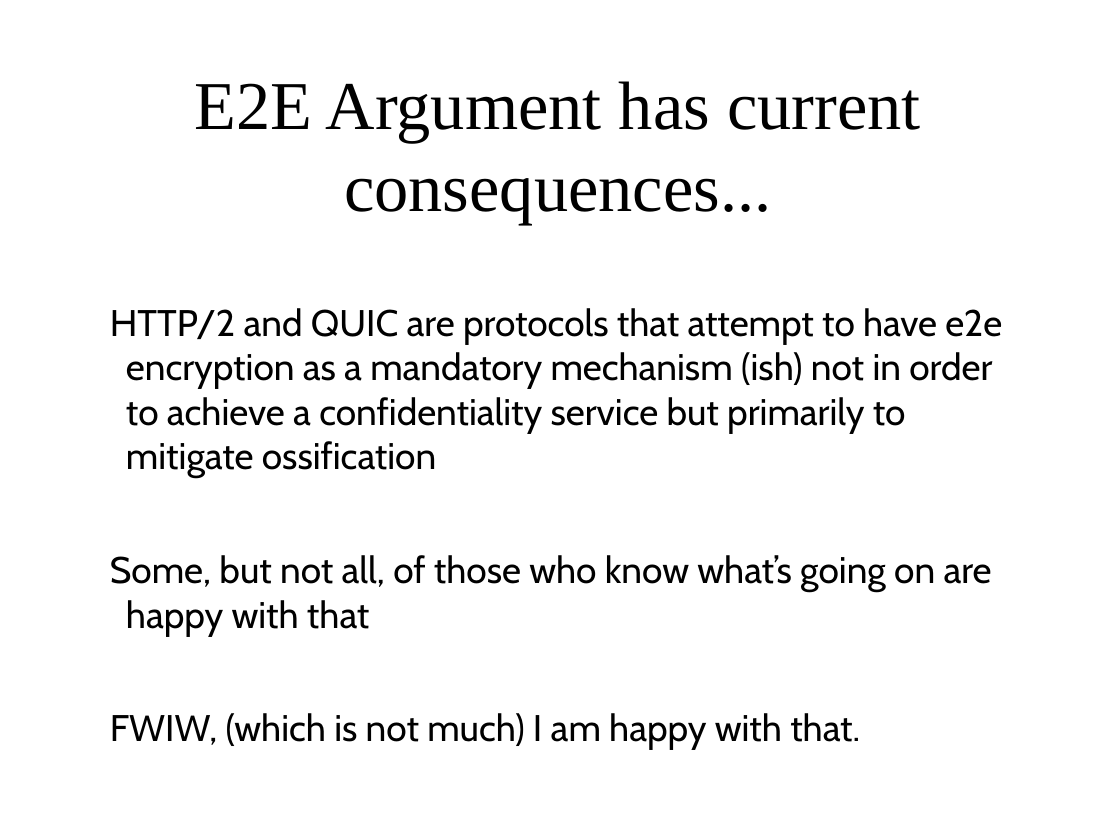
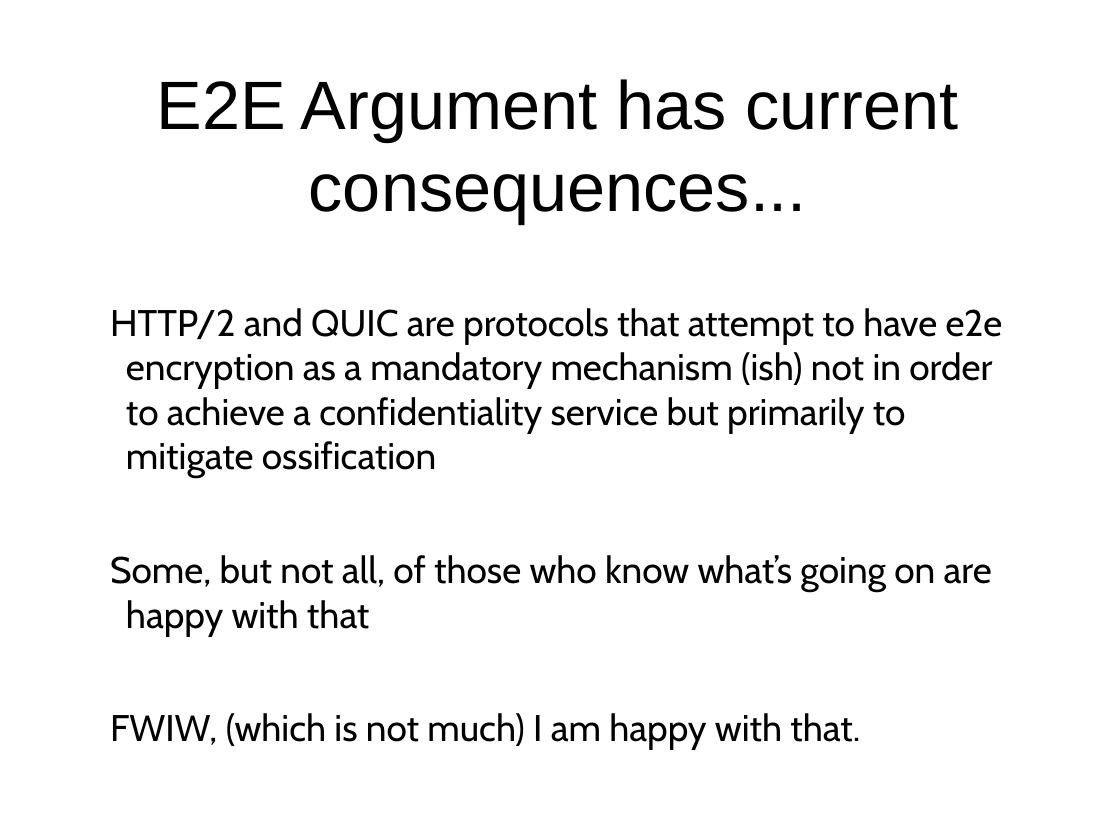
Before and after one commit to sftcd/cs7053, a slide deck: slide 36 of 2016lectures/02-concepts.ppt (slide 35 before the commit). Drawn at 1120x840 pixels with LibreOffice and Linux fonts; fonts in the diff are those of the drawing. Boxes give left, top, right and bottom in pixels: in the first picture for what was removed or moved away, otherwise in the second. Text is boxed around its words. In the diff, an @@ line names an element or a change of style, - is before the commit and + after.

```diff
--- a/2016lectures/02-concepts.ppt
+++ b/2016lectures/02-concepts.ppt
@@ title "E2E Argument has current consequences..." at [156, 79, 959, 223]: font Times New Roman to Arial @@
```
Also in this commit, not shown: 42 other slides changed, 4 slides added, 5 other files.
